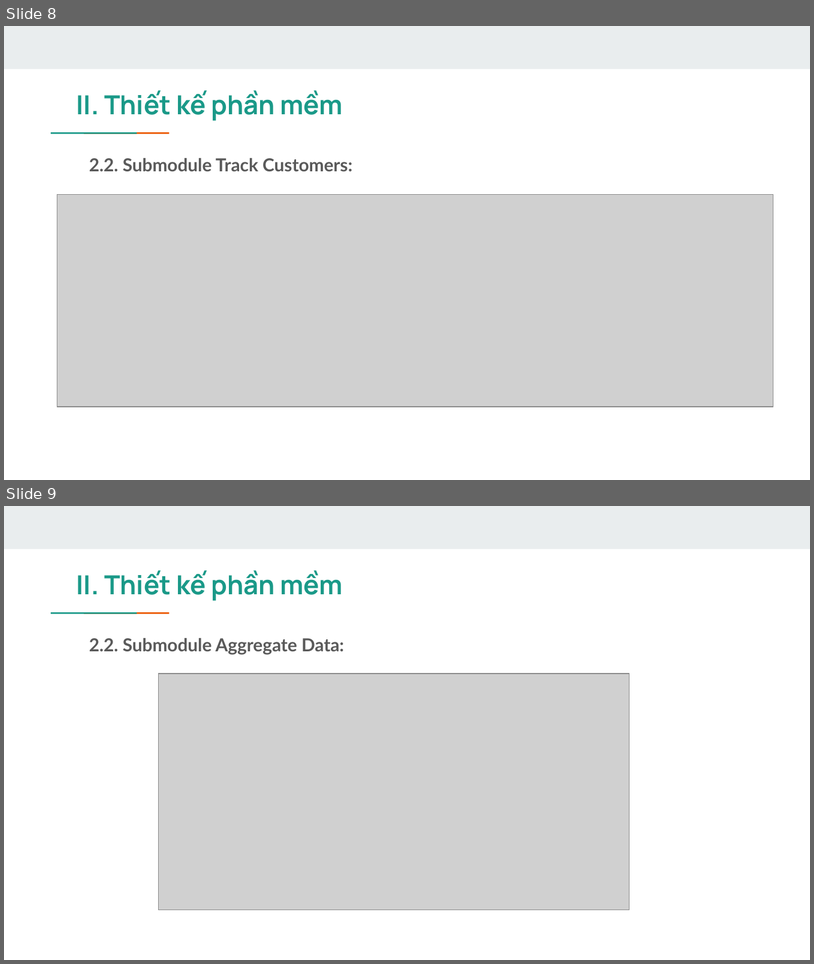
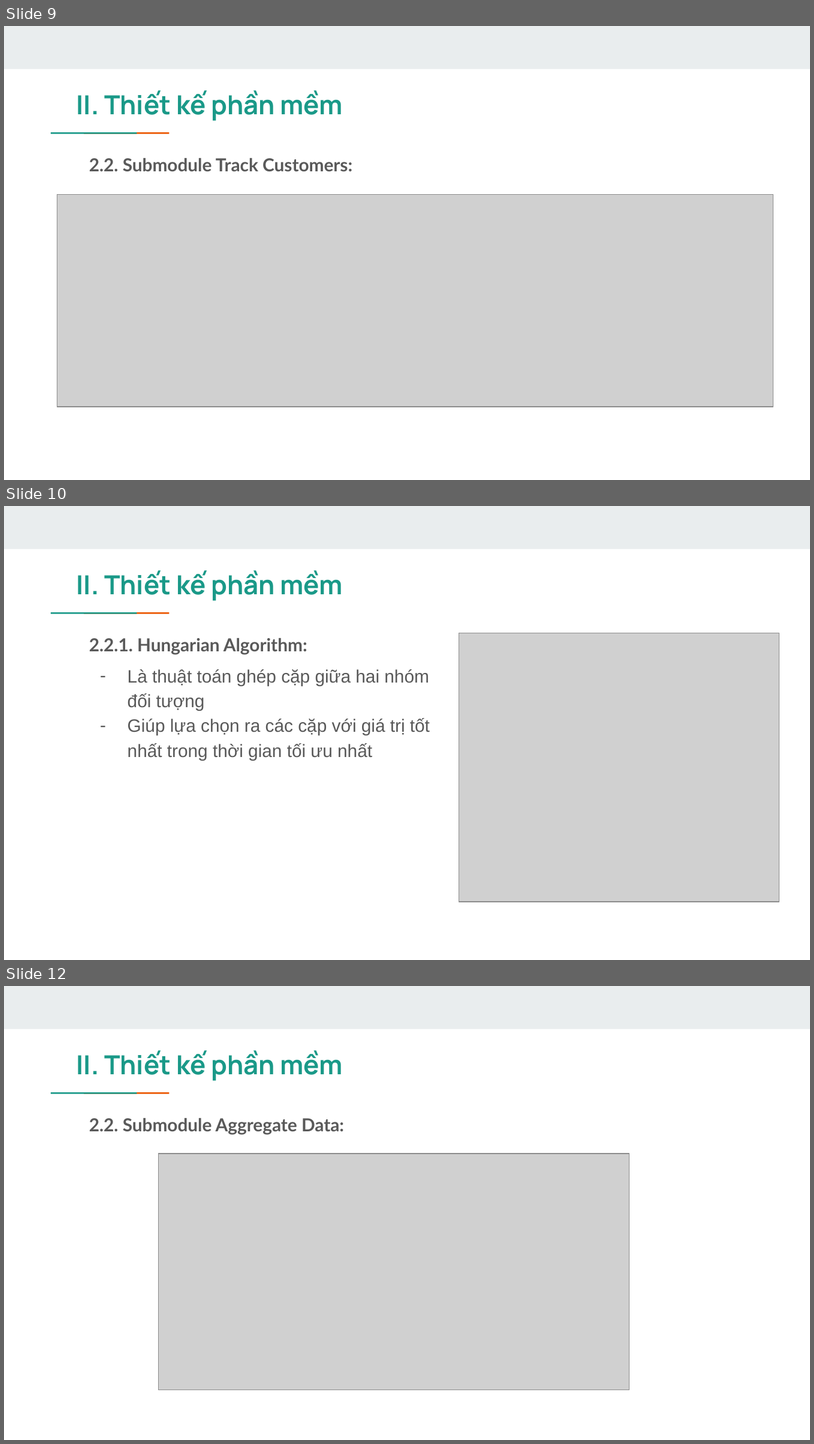
Before and after one commit to hungvm2/retail_store_analytics, a slide deck: Presentation slide.pptx. Shown one above the other, each under a label of ours: slides 8 and 9 before the commit, slides 9, 10 and 12 after it; the slides between them are not shown. The pictures are 814x964 and 814x1444 pixels, drawn with LibreOffice and Linux fonts; fonts in the diff are those of the drawing; grey boxes stand for pictures. Boxes give left, top, right and bottom in pixels: in the first picture for what was removed or moved away, otherwise in the second. Text is boxed around its words. In the diff, an @@ line names an element or a change of style, - is before the commit and + after.

```diff
--- a/Presentation slide.pptx
+++ b/Presentation slide.pptx
@@ slide 10 added at bbox=[4, 506, 810, 960], background #FFFFFF; not listed: 3 template elements that a slide beside it also shows @@
@@ title added at bbox=[77, 570, 343, 601], 23.4 pt, text #1A9988, bold @@
+II. Thiết kế phần mềm
@@ text added at bbox=[89, 638, 308, 655], 16 pt, text #595959, bold @@
+2.2.1. Hungarian Algorithm:
@@ picture added at bbox=[459, 633, 780, 902] @@
@@ text added at bbox=[128, 669, 430, 760], 16 pt, text #595959 @@
+– Là thuật toán ghép cặp giữa hai nhóm đối tượng
+– Giúp lựa chọn ra các cặp với giá trị tốt nhất trong thời gian tối ưu nhất
@@ what was slide 8 is now slide 9 @@
@@ what was slide 9 is now slide 12 @@
```
Also in this commit, not shown: 5 slides changed, 14 other slides added, 2 slides removed, 16 other files.
